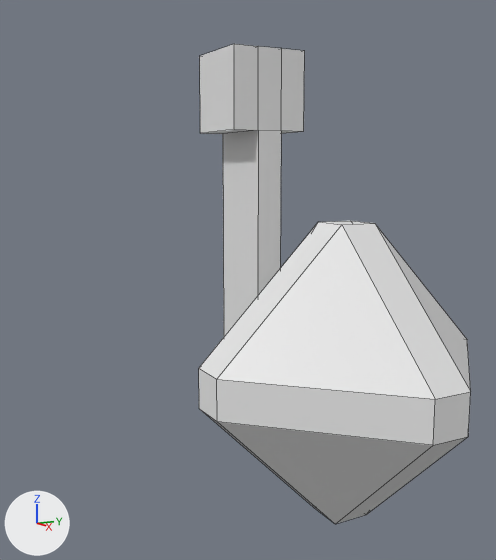
An edit to the Blender file assets/haji.blend, drawn before and after from the same camera.
Rendered twice from a 50 mm camera at (10.77, -5.86, 4.59) aimed at (-0.73, 0.34, 2.53). The lights are fixed; the arrows at lower left show +X, +Y and +Z. Mesh edges are drawn as thin lines.

Names of what the first picture shows: 'bintang', 'palu'.
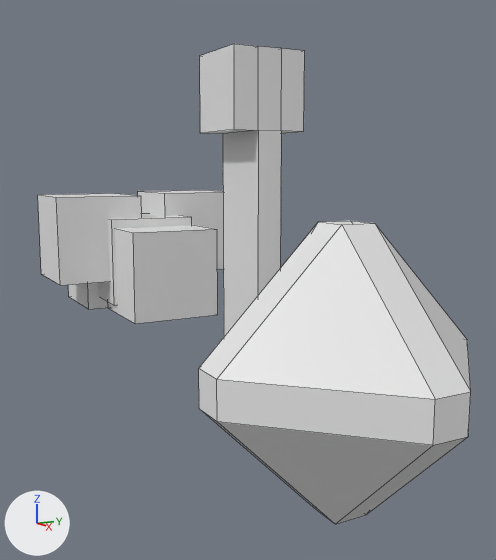
Changed parts and their boxes [x1, y1, x2, y2] in the pictures (496 x 560 px):
'Cube.001', added: after [108, 225, 218, 324]
'Cube.004', added: after [38, 193, 142, 285]
'Cube.003', added: after [138, 190, 223, 269]
'Cube', added: after [98, 213, 192, 305]
'Cube.002', added: after [68, 282, 108, 309]

The change in detail:
Mesh me_cube_005 is new.
It is a box spanning x -1.0..1.0, y -1.0..1.0, z -1.0..1.0.
Object 'Cube.004' (ob_cube_004) is new; it shows me_cube_005.
Its parent is ob_empty.
Its matrix parent inverse is Matrix(((0.447, 0.0, 0.0, 2.531), (0.0, 0.447, 0.0, 0.0428), (0.0, 0.0, 0.523, -1.301), (0.0, 0.0, 0.0, 1.0))).
Its location is (-5.927, -1.276, 3.013).
Object 'Empty' (ob_empty) is new.
Its location is (-5.666, -0.0958, 2.487).
Its scale is (2.24, 2.24, 1.91).
Object 'Cube.003' (ob_cube_003) is new; it shows a copy of me_cube_005.
Its parent is ob_empty.
Its matrix parent inverse is Matrix(((0.447, 0.0, 0.0, 2.531), (0.0, 0.447, 0.0, 0.0428), (0.0, 0.0, 0.523, -1.301), (0.0, 0.0, 0.0, 1.0))).
Its location is (-6.366, 1.495, 3.05).
Object 'Cube.002' (ob_cube_002) is new; it shows a copy of me_cube_005.
Its parent is ob_empty.
Its matrix parent inverse is Matrix(((0.447, 0.0, 0.0, 2.531), (0.0, 0.447, 0.0, 0.0428), (0.0, 0.0, 0.523, -1.301), (0.0, 0.0, 0.0, 1.0))).
Its location is (-6.976, -0.354, 2.182).
Object 'Cube.001' (ob_cube_001) is new; it shows a copy of me_cube_005.
Its parent is ob_empty.
Its matrix parent inverse is Matrix(((0.447, 0.0, 0.0, 2.531), (0.0, 0.447, 0.0, 0.0428), (0.0, 0.0, 0.523, -1.301), (0.0, 0.0, 0.0, 1.0))).
Its location is (-4.407, -0.0226, 2.283).
Object 'Cube' (ob_cube) is new; it shows a copy of me_cube_005.
Its parent is ob_empty.
Its matrix parent inverse is Matrix(((0.447, 0.0, 0.0, 2.531), (0.0, 0.447, 0.0, 0.0428), (0.0, 0.0, 0.523, -1.301), (0.0, 0.0, 0.0, 1.0))).
Its location is (-5.666, -0.0958, 2.487).
